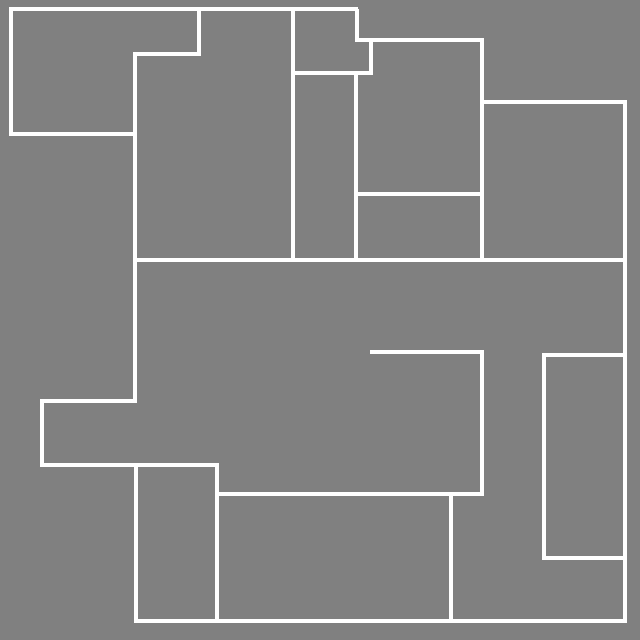
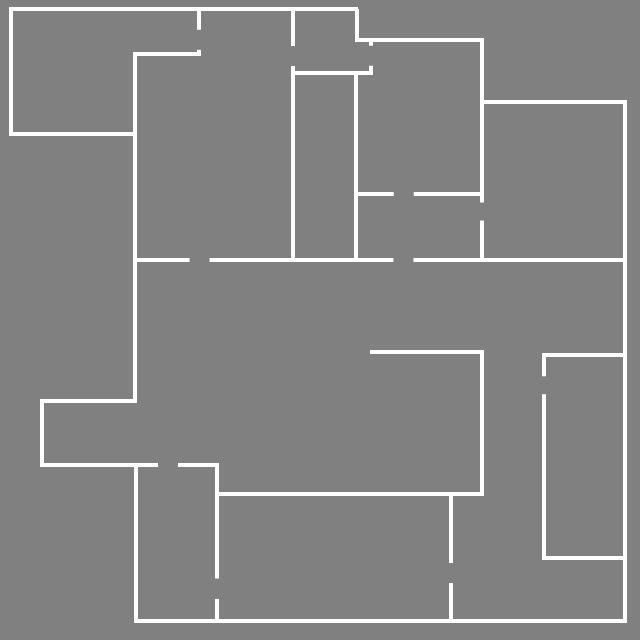
Layer changes from the first 640x640 image to the second:
painted on "Line 9", masked it over 158, 29, 546, 599
